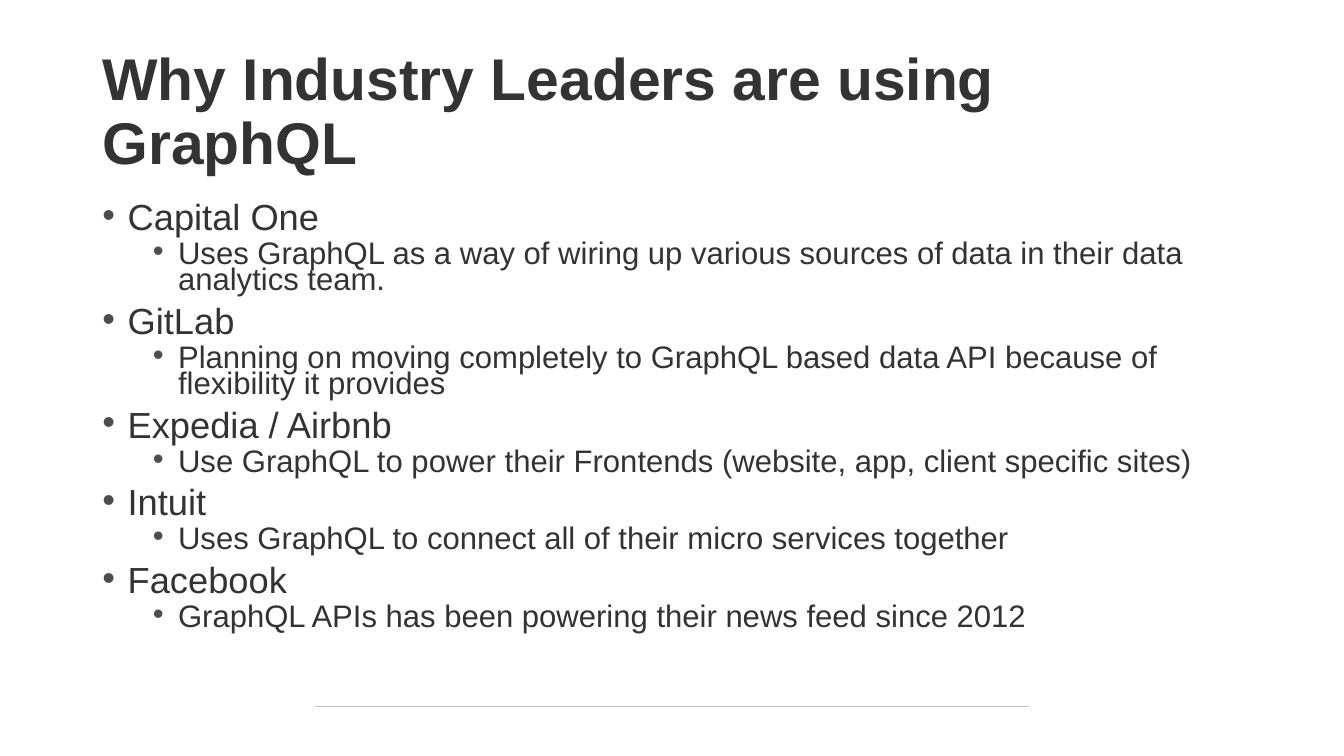
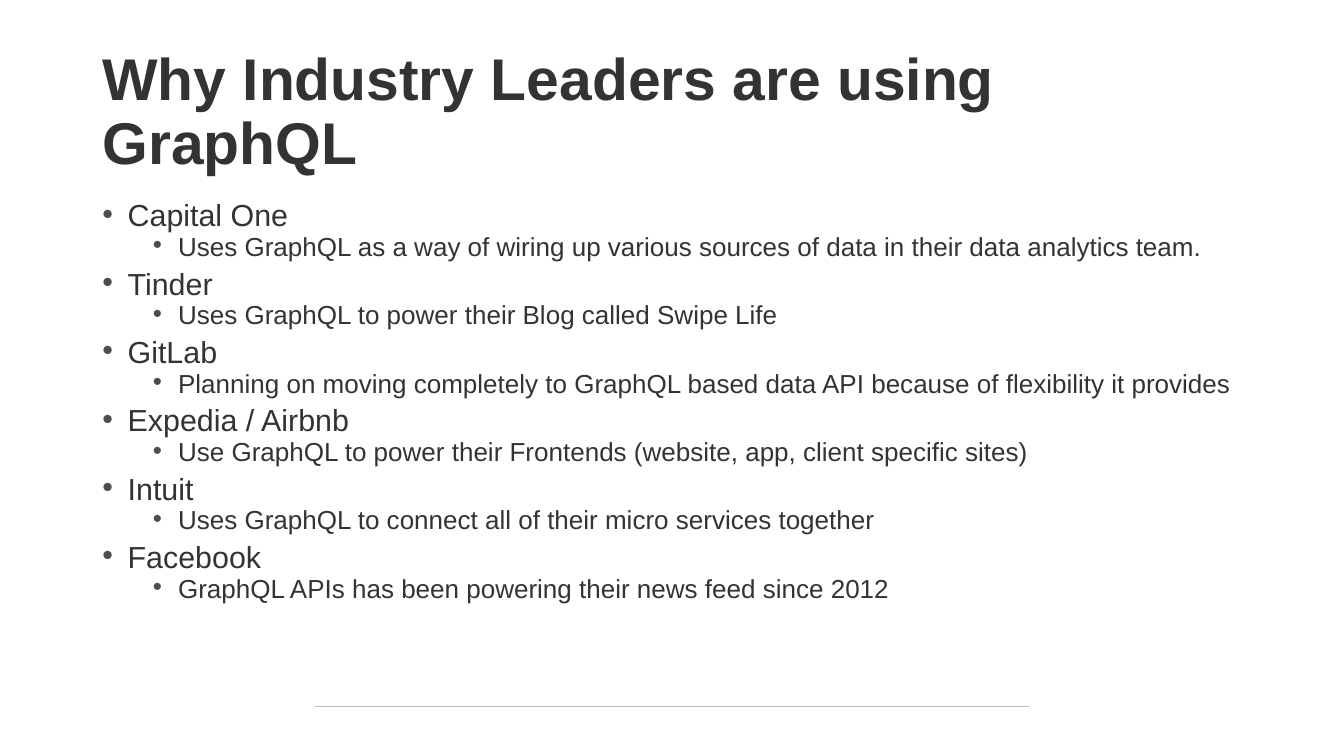
Before and after one commit to NPDSoftwareDev/graphql-presentation, a slide deck: slide 25 of graphql Introduction.pptx. Drawn at 1344x756 pixels with LibreOffice and Linux fonts; fonts in the diff are those of the drawing. Boxes give left, top, right and bottom in pixels: in the first picture for what was removed or moved away, otherwise in the second. Text is boxed around its words. In the diff, an @@ line names an element or a change of style, - is before the commit and + after.

```diff
--- a/graphql Introduction.pptx
+++ b/graphql Introduction.pptx
@@ text at (128, 204, 1230, 604): size 25.9 to 21.7 pt in "Capital One", "GitLab", "Expedia / Airbnb", "Intuit" and 1 more places; size 22.2 to 18.6 pt in "Uses GraphQL as a way of wiring ...", "Planning on moving completely to GraphQL based ...", "Use GraphQL to power their Frontends (website, ...", "Uses GraphQL to connect all of their ..." and 1 more places @@
@@ text at (128, 273, 777, 330): paragraphs added @@
+• Tinder
+  • Uses GraphQL to power their Blog called Swipe Life
```
Also in this commit, not shown: 3 other slides changed, 3 other files.
